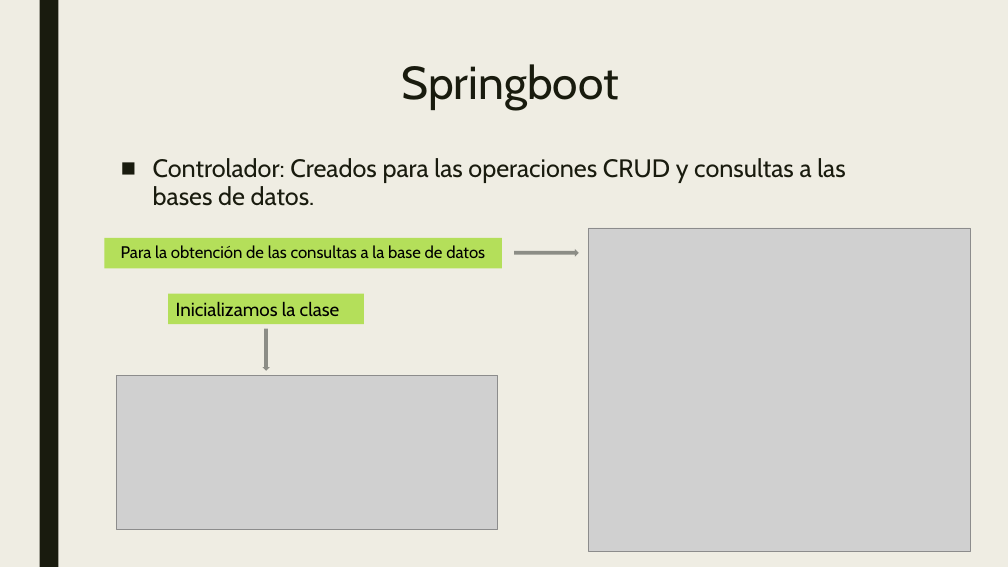
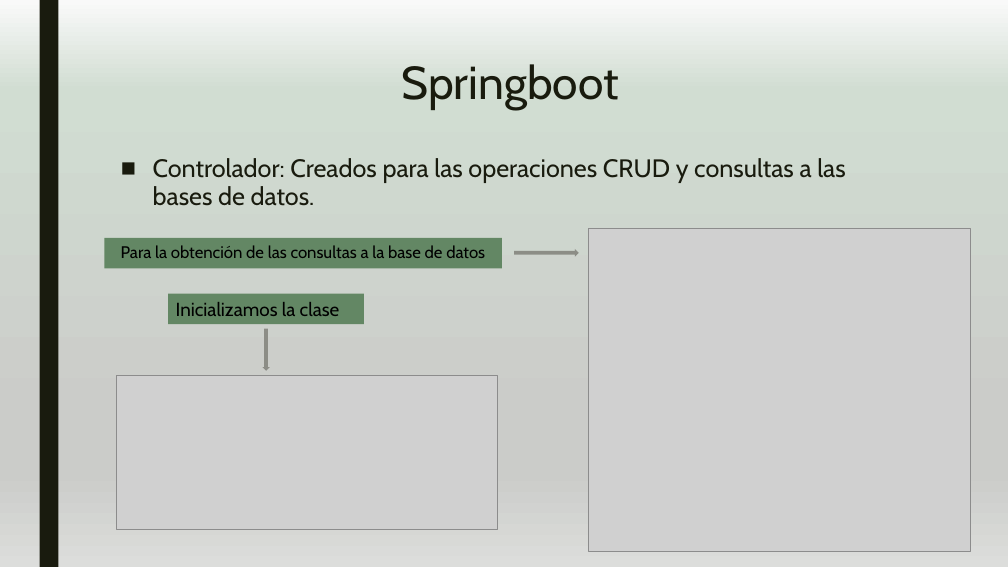
Before and after one commit to Peypa0512/Proyecto_Final, a slide deck: slide 18 of PROYECTO- SALAUTO.pptx. Drawn at 1008x567 pixels with LibreOffice and Linux fonts; fonts in the diff are those of the drawing; grey boxes stand for pictures. Boxes give left, top, right and bottom in pixels: in the first picture for what was removed or moved away, otherwise in the second. Text is boxed around its words. In the diff, an @@ line names an element or a change of style, - is before the commit and + after.

```diff
--- a/PROYECTO- SALAUTO.pptx
+++ b/PROYECTO- SALAUTO.pptx
@@ background #EFEDE3 to gradient #F9F9F9 to #D1DDD2 to #CBCCC9 to #DCDDDB @@
@@ rectangle "Para la obtención de las ..." at bbox=[104, 238, 502, 268]: fill #B4DF5A to #638764 @@
@@ rectangle "Inicializamos la clase" at bbox=[169, 293, 364, 324]: fill #B4DF5A to #638764 @@
```
Also in this commit, not shown: 27 other slides changed, 1 slide added.
